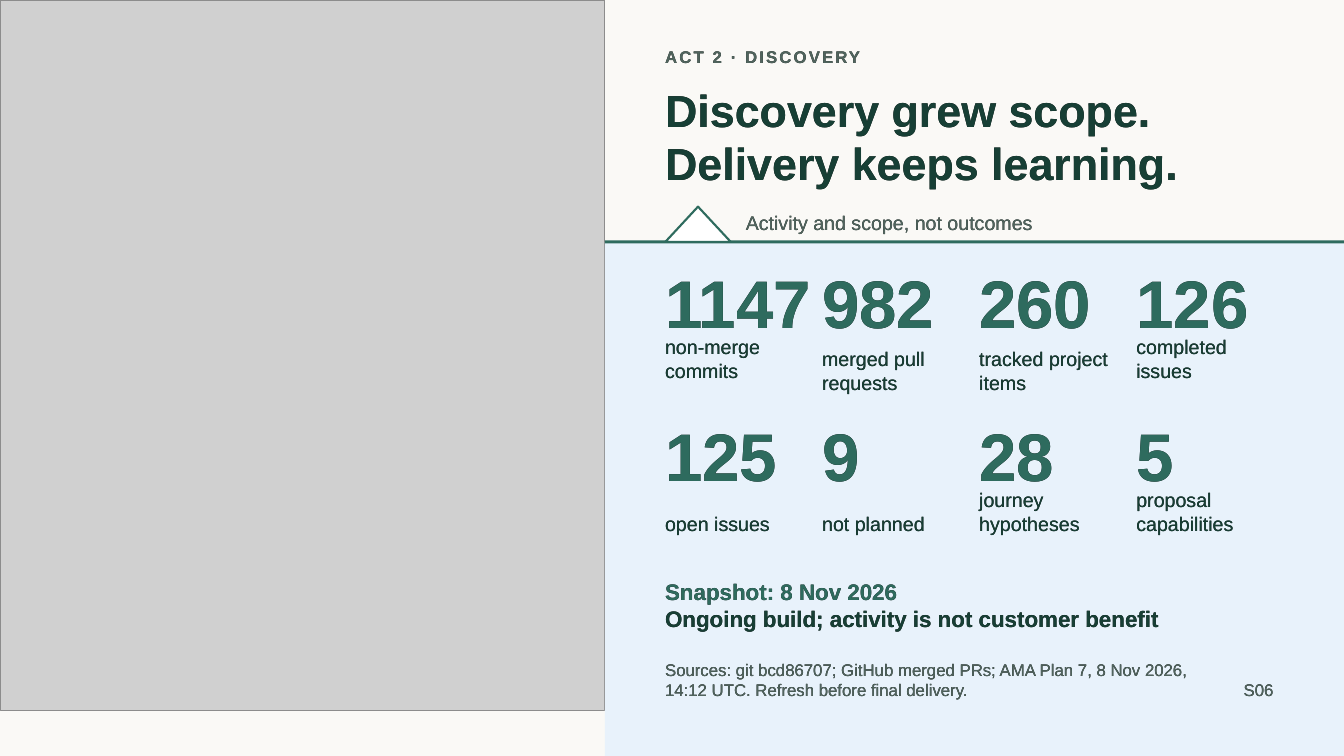
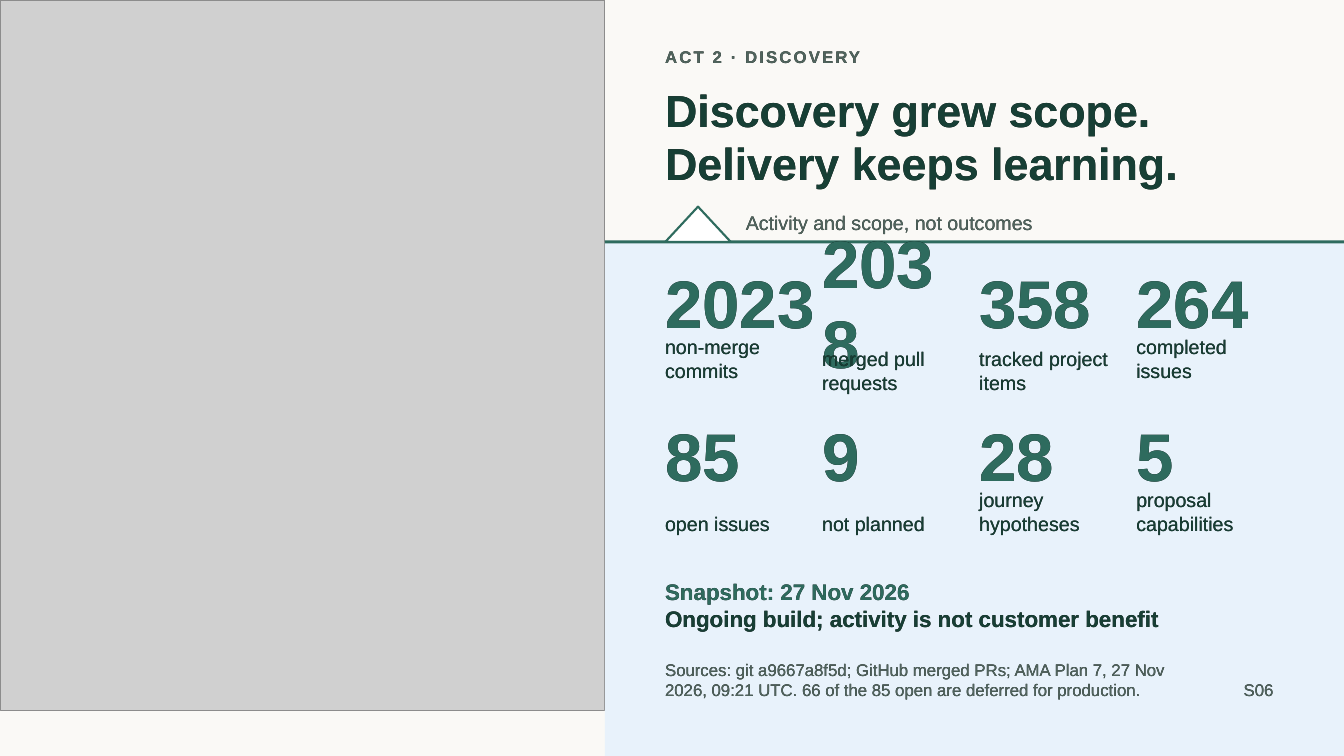
Before and after one commit to jmservera/ama, a slide deck: slide 7 of docs/capstone/deck/zava-forward-cowork-v2-draft.pptx. Drawn at 1344x756 pixels with LibreOffice and Linux fonts; fonts in the diff are those of the drawing; grey boxes stand for pictures. Boxes give left, top, right and bottom in pixels: in the first picture for what was removed or moved away, otherwise in the second. Text is boxed around its words. In the diff, an @@ line names an element or a change of style, - is before the commit and + after.

```diff
--- a/docs/capstone/deck/zava-forward-cowork-v2-draft.pptx
+++ b/docs/capstone/deck/zava-forward-cowork-v2-draft.pptx
@@ text at (x1=665, y1=281, x2=814, y2=329): text changed @@
-1147
+2023
@@ text at (x1=822, y1=281, x2=934, y2=329): text changed @@
-982
+2038
@@ text at (x1=979, y1=281, x2=1091, y2=329): text changed @@
-260
+358
@@ text at (x1=1136, y1=281, x2=1248, y2=341): text changed @@
-126
+264
@@ text at (x1=665, y1=434, x2=740, y2=482): text changed @@
-125
+85
@@ text at (x1=665, y1=583, x2=910, y2=605): text changed @@
-Snapshot: 8 Nov 2026
+Snapshot: 27 Nov 2026
@@ text at (x1=665, y1=663, x2=1165, y2=700): text changed @@
-Sources: git bcd86707; GitHub merged PRs; AMA Plan 7, 8 Nov 2026, 14:12 UTC. Refresh before final delivery.
+Sources: git a9667a8f5d; GitHub merged PRs; AMA Plan 7, 27 Nov 2026, 09:21 UTC. 66 of the 85 open are deferred for production.
```
Also in this commit, not shown: 11 other slides changed, 17 other files.
